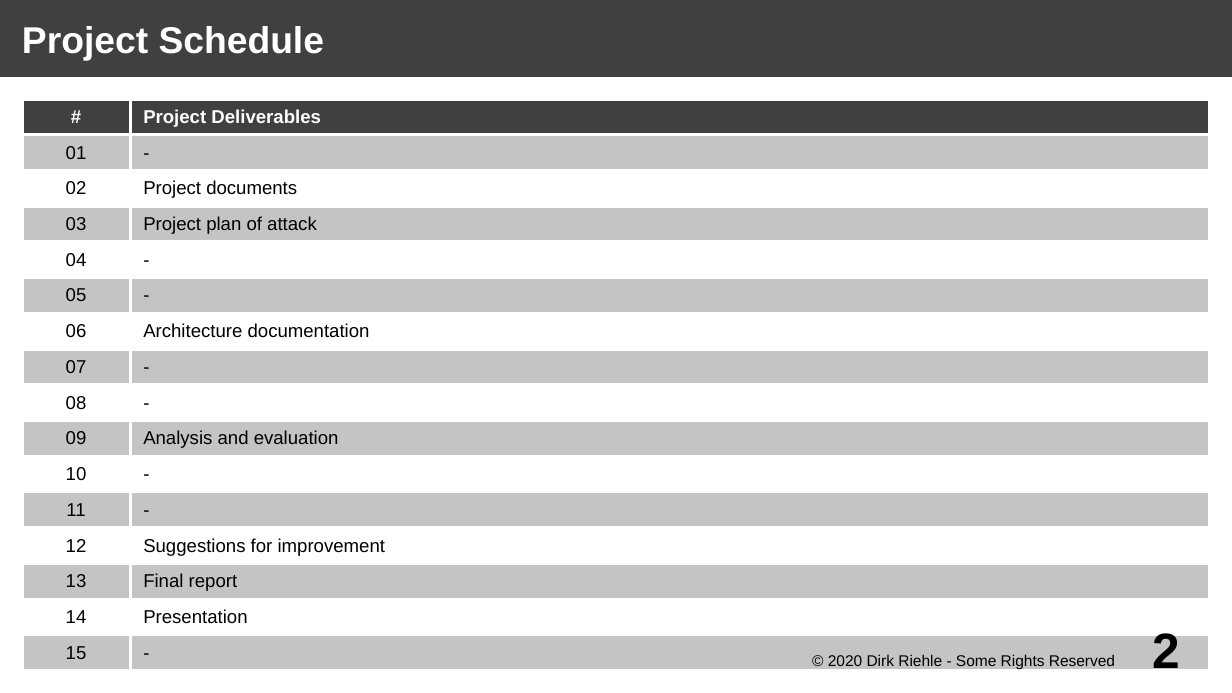
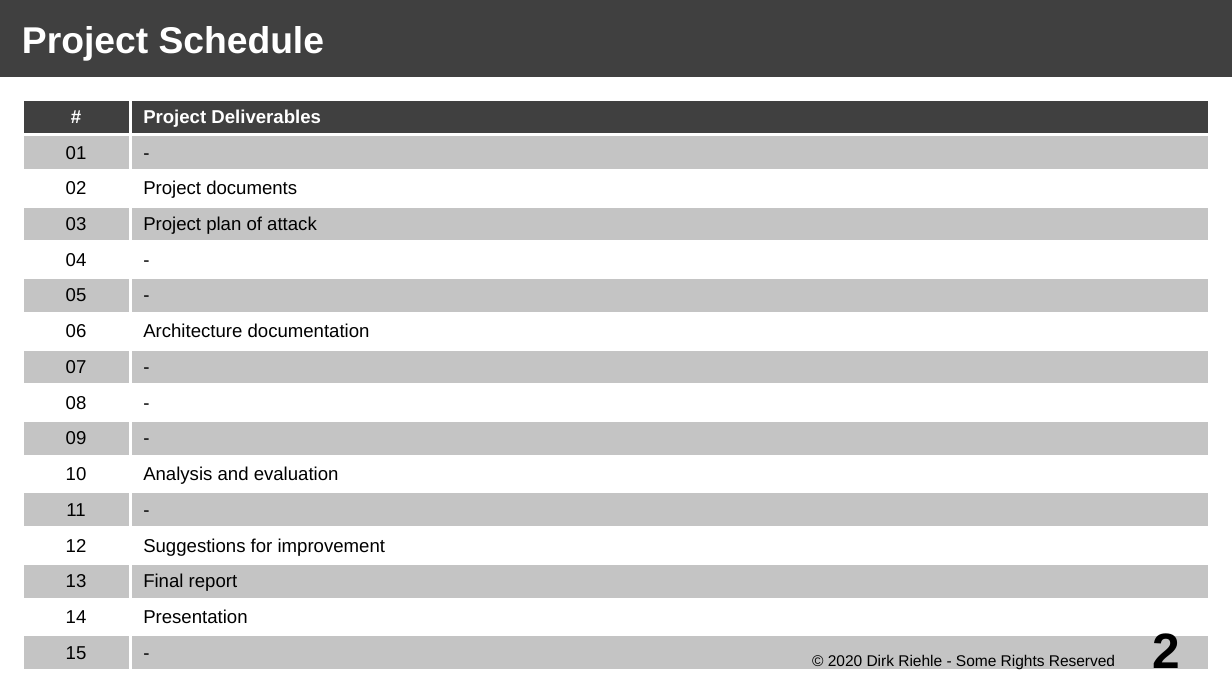
Before and after one commit to dirkriehle/arch-course, a slide deck: slide 2 of Lecture slides (project)/ARCH-PROJ A02 - Project Schedule.odp. Drawn at 1232x693 pixels with LibreOffice and Linux fonts; fonts in the diff are those of the drawing. Boxes give left, top, right and bottom in pixels: in the first picture for what was removed or moved away, otherwise in the second. Text is boxed around its words. In the diff, an @@ line names an element or a change of style, - is before the commit and + after.

```diff
--- a/Lecture slides (project)/ARCH-PROJ A02 - Project Schedule.odp
+++ b/Lecture slides (project)/ARCH-PROJ A02 - Project Schedule.odp
@@ table at (22,99,1211,672) @@
-row 10, column 2: Analysis and evaluation
+row 10, column 2: -
-row 11, column 2: -
+row 11, column 2: Analysis and evaluation
```
Also in this commit, not shown: 2 other slides changed, 3 other files.
